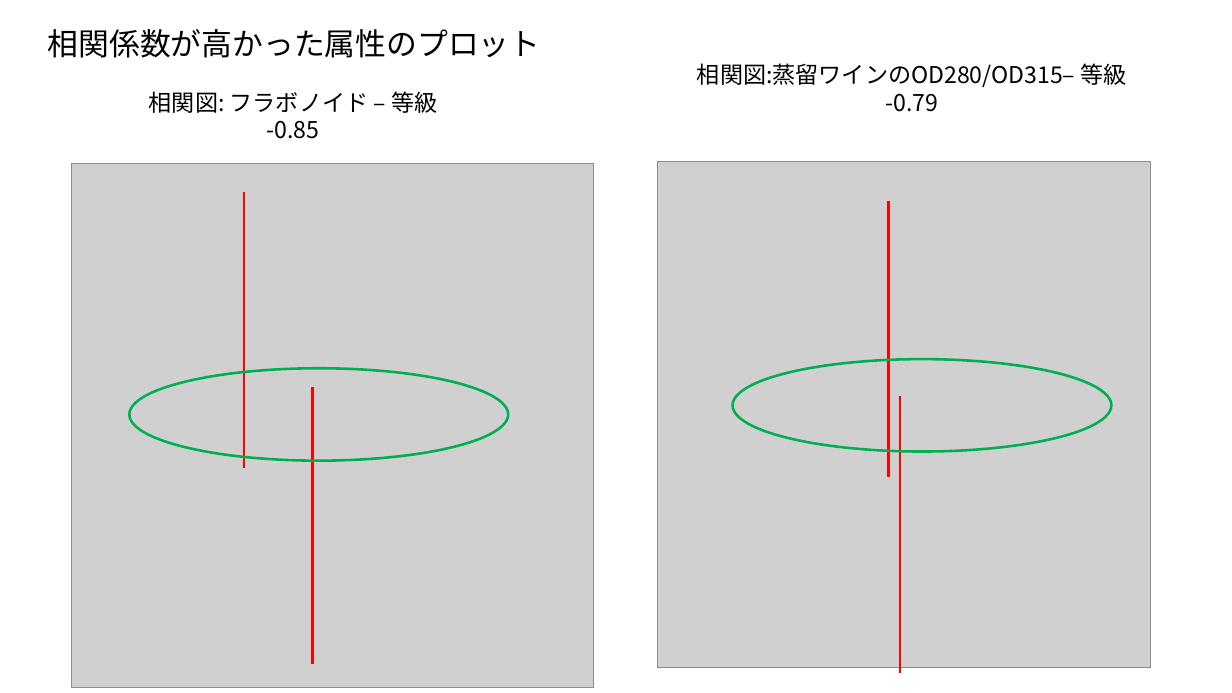
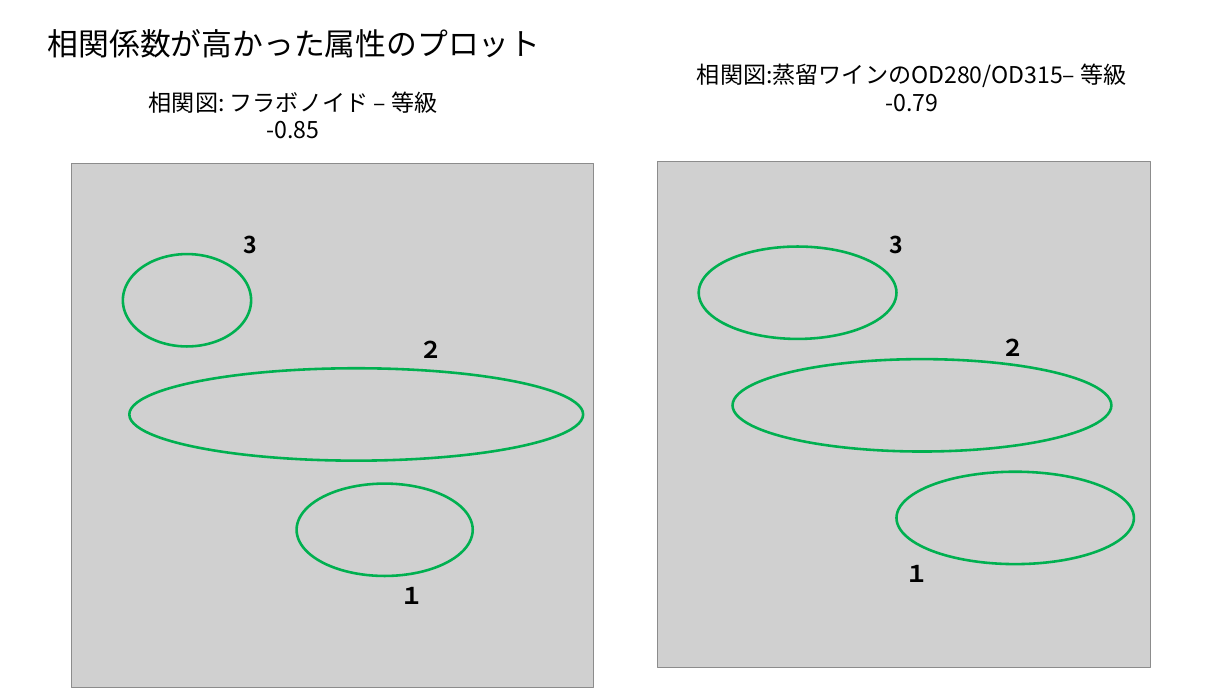
Before and after one commit to ShisatoYano/PythonPrograms, a slide deck: slide 12 of Analysis_Origine_Wine/Report.pptx. Drawn at 1232x693 pixels with LibreOffice and Linux fonts; fonts in the diff are those of the drawing; grey boxes stand for pictures. Boxes give left, top, right and bottom in pixels: in the first picture for what was removed or moved away, otherwise in the second. Text is boxed around its words. In the diff, an @@ line names an element or a change of style, - is before the commit and + after.

```diff
--- a/Analysis_Origine_Wine/Report.pptx
+++ b/Analysis_Origine_Wine/Report.pptx
@@ line removed from (244, 192) to (244, 469) @@
@@ line removed from (889, 201) to (889, 478) @@
@@ text added at [244,235,258,254], 18 pt, text #000000, bold @@
+3
@@ text added at [889,235,903,254], 18 pt, text #000000, bold @@
+3
@@ ellipse added at [123,254,251,347], outline #00B050 2 pt @@
@@ ellipse added at [699,247,897,339], outline #00B050 2 pt @@
@@ text added at [419,340,442,358], 18 pt, text #000000, bold @@
+２
@@ text added at [1002,338,1025,356], 18 pt, text #000000, bold @@
+２
@@ ellipse: place and size @@
-ellipse at [129,369,508,461]
+ellipse at [129,369,583,461]
@@ line removed from (312, 387) to (312, 664) @@
@@ line removed from (900, 396) to (900, 673) @@
@@ ellipse added at [897,472,1134,565], outline #00B050 2 pt @@
@@ ellipse added at [297,483,473,576], outline #00B050 2 pt @@
@@ text added at [906,565,929,582], 18 pt, text #000000, bold @@
+１
@@ text added at [400,587,423,604], 18 pt, text #000000, bold @@
+１
```
Also in this commit, not shown: 2 other slides changed, 14 slides added, 4 other files.
